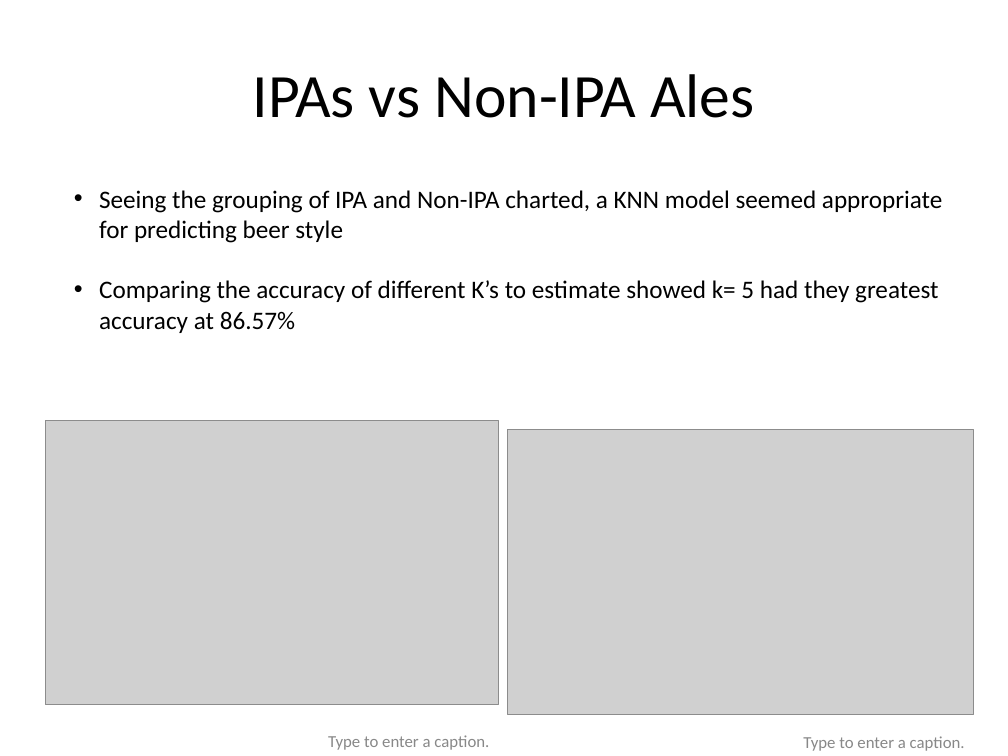
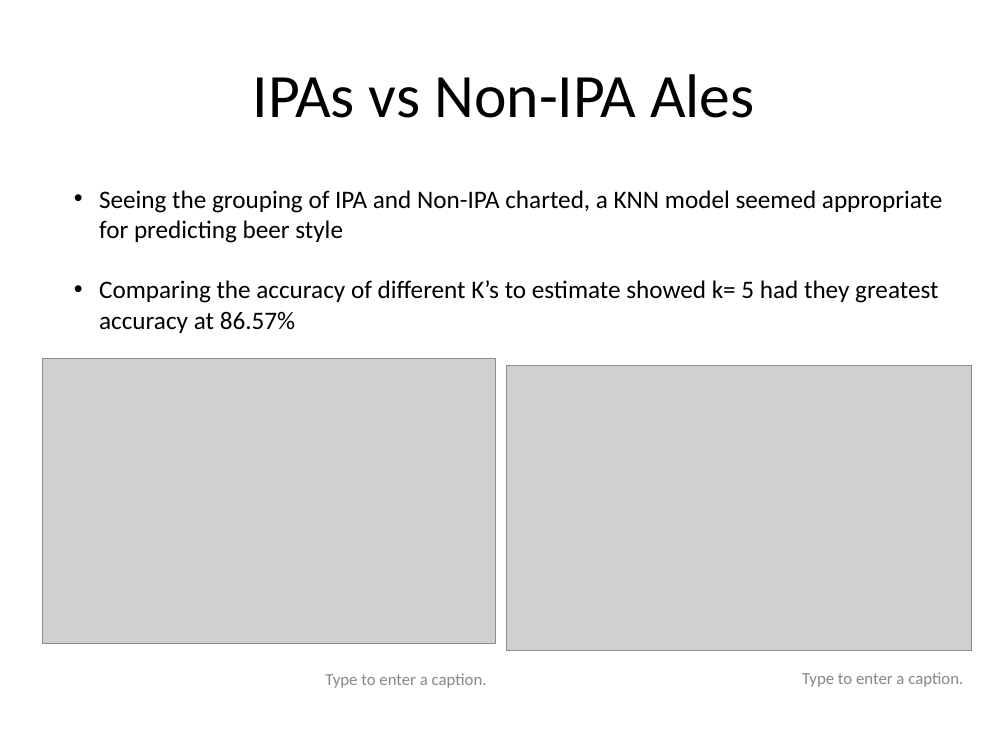
Before and after one commit to julia-codes/MSDS-6306-BeerBrewer-CaseStudy, a slide deck: slide 9 of American Brewery Case Study - Julia Layne.pptx. Drawn at 1008x756 pixels with LibreOffice and Linux fonts; fonts in the diff are those of the drawing; grey boxes stand for pictures; background and template pictures are left out. Boxes give left, top, right and bottom in pixels: in the first picture for what was removed or moved away, otherwise in the second. Text is boxed around its words. In the diff, an @@ line names an element or a change of style, - is before the commit and + after.

```diff
--- a/American Brewery Case Study - Julia Layne.pptx
+++ b/American Brewery Case Study - Julia Layne.pptx
@@ picture: place and size @@
-picture at bbox=[45, 420, 498, 705]
+picture at bbox=[42, 359, 495, 643]
@@ picture: place and size @@
-picture at bbox=[508, 429, 974, 715]
+picture at bbox=[506, 365, 972, 650]
@@ text "Type to enter a caption.": place and size @@
-text "Type to enter a caption." at bbox=[803, 736, 965, 751]
+text "Type to enter a caption." at bbox=[802, 672, 963, 687]
@@ text "Type to enter a caption.": place and size @@
-text "Type to enter a caption." at bbox=[328, 735, 489, 750]
+text "Type to enter a caption." at bbox=[325, 673, 487, 688]
```
Also in this commit, not shown: 2 other slides changed, 2 slides added, 1 slide removed, 2 other files.
